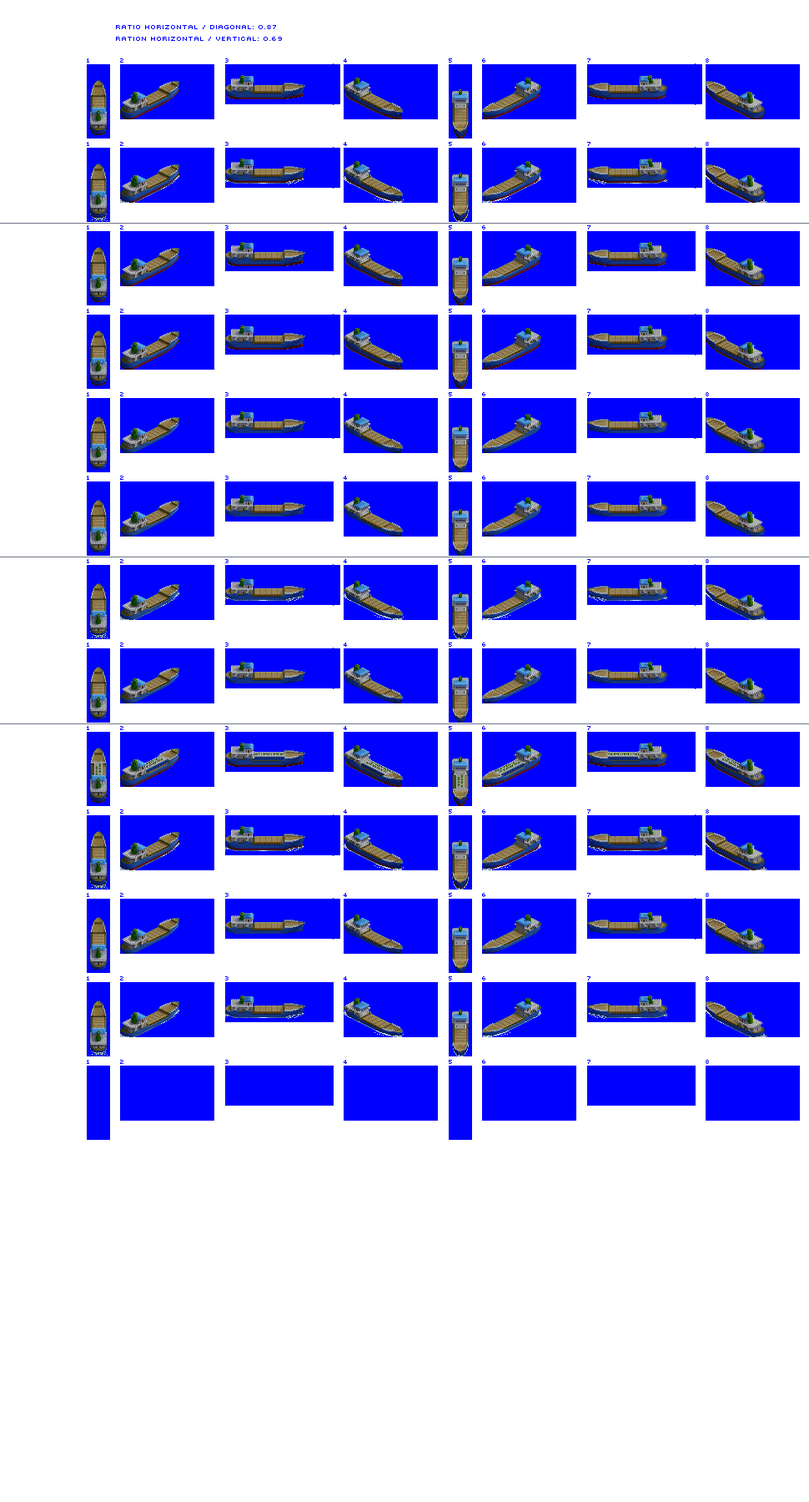
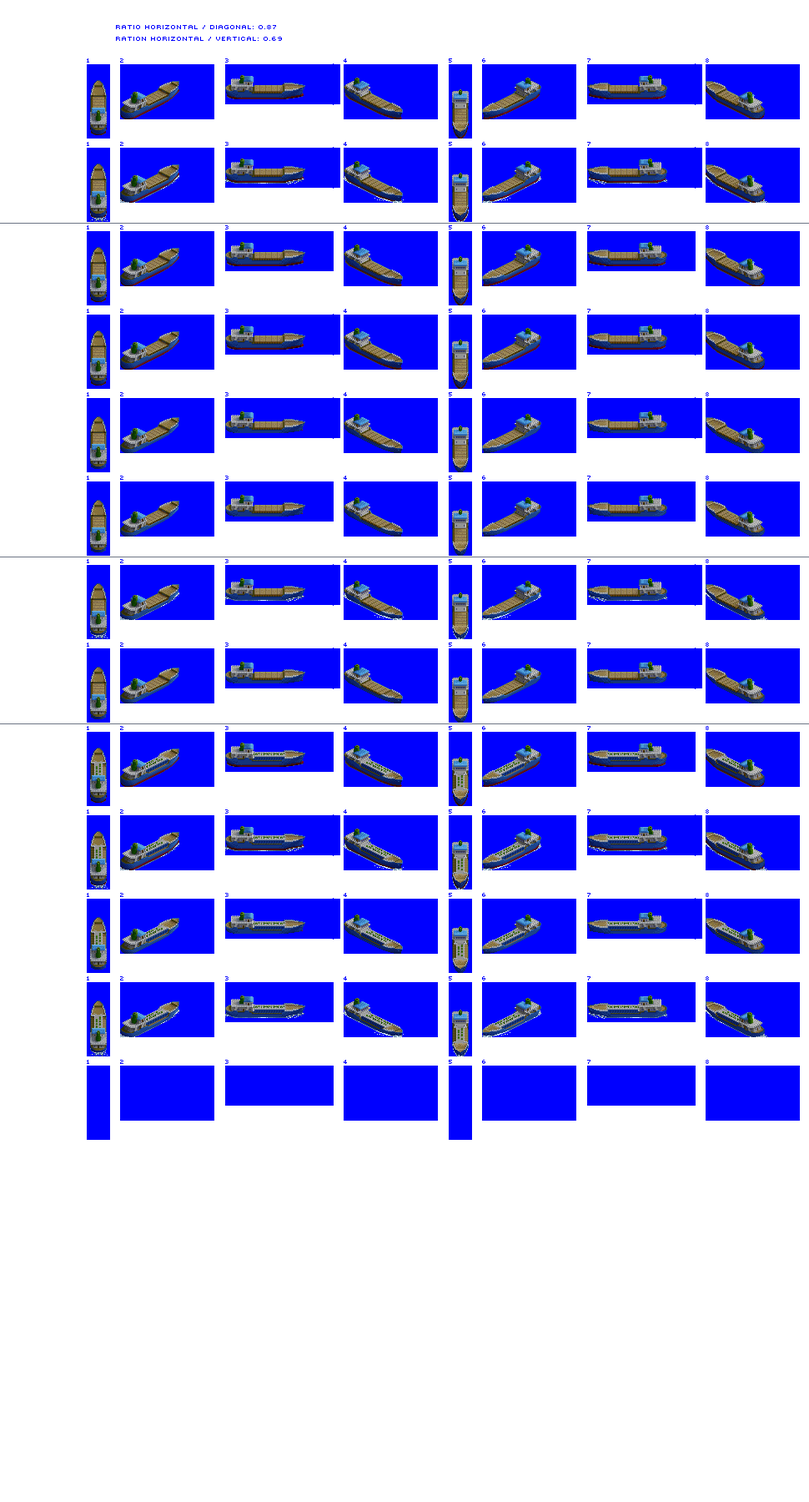
The second 809 x 1502 image is a revision of the first. Changes to its layers:
renamed "Layer 8" to "tanker", painted on it over [90, 834, 741, 1045]
